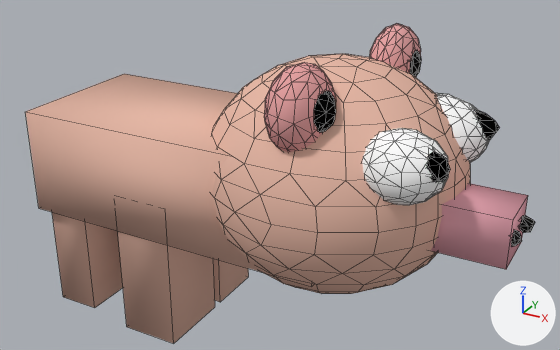
The Blender file pig.blend as it was, and as the next commit left it.
Before and after are seen from a 50 mm lens placed at (1.483, -1.769, 1.49), pointed at (0.589, -0.142, 0.677). Lighting does not change. The marker at lower right points along +X, +Y and +Z. Mesh edges are drawn as thin lines.
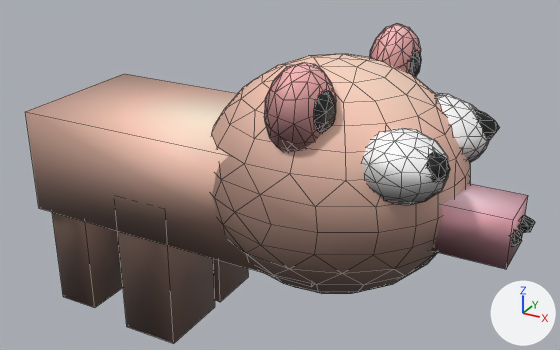
Commit message: fix pig

Patch to the scene script:
```diff
--- a/pig.blend.py
+++ b/pig.blend.py
@@ img_pig @@
+img_pig = load_image('pig', 'models/pig.jpg', 1024, 1024, 'sRGB')
@@ mat_pig @@
+mat_pig = principled_material('pig')
+mat_pig.texture = img_pig
@@ me_sphere_008 @@
 me_sphere_008.from_pydata(...)  # 768 vertices, 882 faces; spans x -20.6..11.0, y -2.2..10.8, z -14.1..2.2
 # used by ob_sphere_005; location = (0.798, -0.36, 0.954); scale = (0.04, 0.05, 0.05)
-me_sphere_008.materials.append(mat_material_004)  # beige #e7b9a7
+# me_sphere_008 part 1: all 36 faces that had it switch from mat_material_016 (black #080808) to mat_pig (picture img_pig)
+# me_sphere_008 part 2: all 27 faces that had it switch from mat_material_017 (black #141414) to mat_pig (picture img_pig)
+# me_sphere_008 part 3: all 5 faces that had it switch from mat_material_006 (beige #e7b9a7) to mat_pig (picture img_pig)
+# me_sphere_008 part 4: all 5 faces that had it switch from mat_material_005 (beige #e7b9a7) to mat_pig (picture img_pig)
+# me_sphere_008 part 5: all 5 faces that had it switch from mat_material_003 (beige #e7b9a7) to mat_pig (picture img_pig)
+# me_sphere_008 part 6: all 22 faces that had it switch from mat_material_010 (black #202020) to mat_pig (picture img_pig)
+# me_sphere_008 part 7: all 24 faces that had it switch from mat_material_009 (black #161616) to mat_pig (picture img_pig)
+# me_sphere_008 part 8: all 18 faces that had it switch from mat_material_008 (black #070707) to mat_pig (picture img_pig)
+# me_sphere_008 part 9: all 23 faces that had it switch from mat_material_007 (black #000000) to mat_pig (picture img_pig)
+# me_sphere_008 part 10: all 93 faces that had it switch from mat_material_015 (white #ffffff) to mat_pig (picture img_pig)
+# me_sphere_008 part 11: all 109 faces that had it switch from mat_material_014 (white #ffffff) to mat_pig (picture img_pig)
+# me_sphere_008 part 12: all 108 faces that had it switch from mat_material_013 (pink #e7a3a3) to mat_pig (picture img_pig)
+# me_sphere_008 part 13: all 114 faces that had it switch from mat_material_012 (pink #e7a6a6) to mat_pig (picture img_pig)
+# me_sphere_008 part 14: all 5 faces that had it switch from mat_material_002 (pink #e7a5b1) to mat_pig (picture img_pig)
+# me_sphere_008 part 15: all 277 faces that had it switch from mat_material_011 (beige #e7b9a7) to mat_pig (picture img_pig)
+# me_sphere_008 part 16: all 6 faces that had it switch from mat_material_001 (beige #e7b9a7) to mat_pig (picture img_pig)
```

Changed parts and their boxes [x1, y1, x2, y2] in the pictures (560 x 350 px):
part 1 of me_sphere_008, recoloured (black to grey)
    both: [314, 91, 336, 133]
part 2 of me_sphere_008, recoloured
    both: [410, 50, 421, 77]
part 3 of me_sphere_008, recoloured
    both: [118, 231, 215, 343]
part 4 of me_sphere_008, recoloured
    both: [213, 258, 249, 302]
part 5 of me_sphere_008, recoloured
    both: [52, 212, 123, 308]
part 6 of me_sphere_008, recoloured
    both: [511, 230, 522, 247]
part 7 of me_sphere_008, recoloured
    both: [519, 215, 535, 233]
part 8 of me_sphere_008, recoloured (black to grey)
    both: [474, 109, 500, 140]
part 9 of me_sphere_008, recoloured (black to grey)
    both: [426, 151, 450, 182]
part 10 of me_sphere_008, recoloured
    both: [436, 93, 489, 163]
part 11 of me_sphere_008, recoloured
    both: [362, 128, 449, 205]
part 12 of me_sphere_008, recoloured (pink to brown)
    both: [264, 62, 336, 152]
part 13 of me_sphere_008, recoloured
    both: [370, 23, 421, 73]
part 14 of me_sphere_008, recoloured
    both: [430, 183, 528, 269]
part 15 of me_sphere_008, recoloured
    both: [212, 54, 470, 294]
part 16 of me_sphere_008, recoloured
    both: [26, 74, 313, 286]
